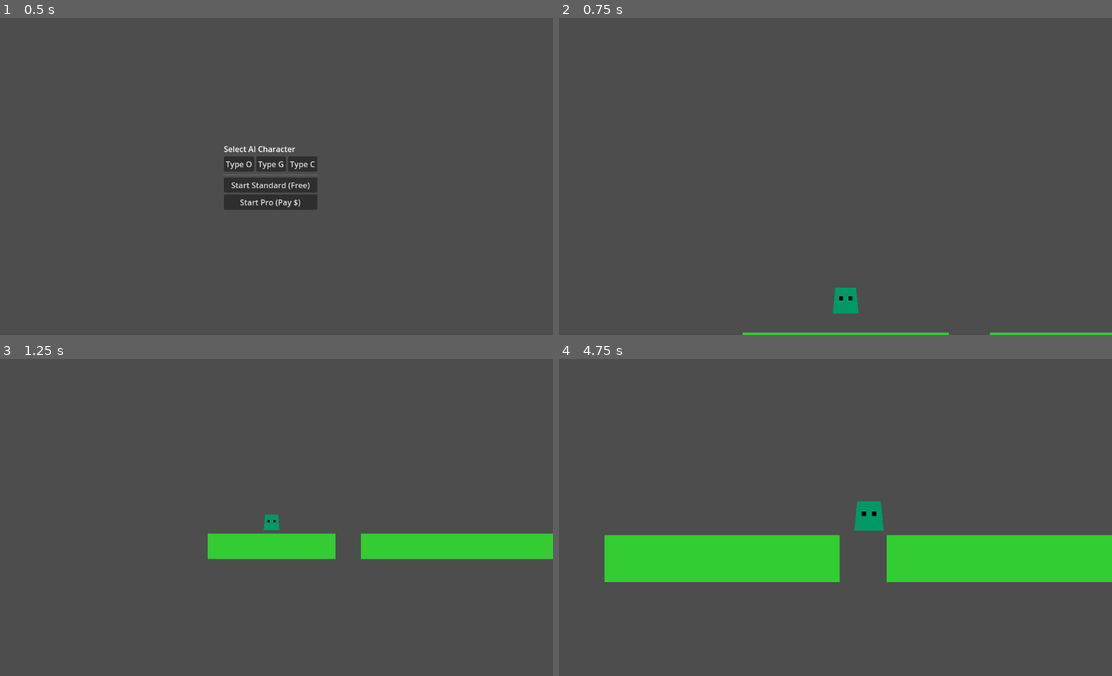
Above: before the commit, frames 1-4 (two rows, left to right).
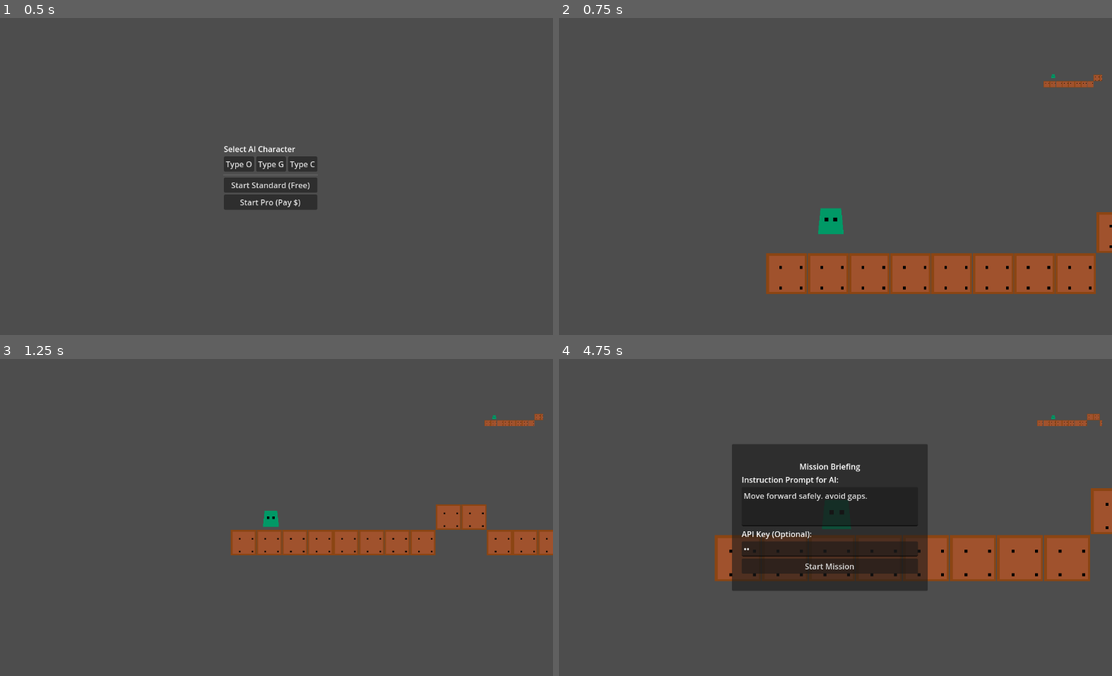
Above: after the commit, the same moments.

Repository: Naoki-kubo64/AI-Action
Game: Godot game, scene res://scenes/main_menu.tscn
Two runs of this game, one before a commit and one after it. Both use one fixed random seed, a clock stepped at 60 frames per second and the inputs below.
Inputs (mouse positions are in pixels of both pictures, inside the frame that each line leads up to):
- Up to frame 1 (0.5 s): no input
- Up to frame 2 (0.75 s): click "Start Standard (Free)" at 0.5 s
- Up to frame 3 (1.25 s): no input
- Up to frame 4 (4.75 s): tap Enter at 2 s; click (829, 549) at 2.77 s; type "12" at 2.85 s; click "Start Mission" at 3.5 s

Frame 1 is identical in both runs. In frame 2, 9.4% of the frame differs, in the area x 33-100%, y 17-100%; in frame 3, 6.6%; in frame 4, 25%, in the area x 8-100%, y 17-74%.

Commit message:
feat: improve visuals with block tiles, tune movement step size, add minimap

Diff:
--- a/scenes/game.tscn
+++ b/scenes/game.tscn
@@ -25,6 +25,33 @@
 position_smoothing_enabled = true
 
 [node name="CanvasLayer" type="CanvasLayer" parent="."]
+
+[node name="MinimapContainer" type="Panel" parent="CanvasLayer"]
+anchors_preset = 1
+anchor_left = 1.0
+anchor_right = 1.0
+offset_left = -220.0
+offset_top = 20.0
+offset_right = -20.0
+offset_bottom = 220.0
+grow_horizontal = 0
+
+[node name="SubViewportContainer" type="SubViewportContainer" parent="CanvasLayer/MinimapContainer"]
+layout_mode = 1
+anchors_preset = 15
+anchor_right = 1.0
+anchor_bottom = 1.0
+grow_horizontal = 2
+grow_vertical = 2
+stretch = true
+
+[node name="SubViewport" type="SubViewport" parent="CanvasLayer/MinimapContainer/SubViewportContainer"]
+handle_input_locally = false
+size = Vector2i(200, 200)
+render_target_update_mode = 4
+
+[node name="Camera2D" type="Camera2D" parent="CanvasLayer/MinimapContainer/SubViewportContainer/SubViewport"]
+zoom = Vector2(0.2, 0.2)
 
 [node name="PromptInputUI" type="Control" parent="CanvasLayer"]
 layout_mode = 3
--- a/scripts/controllers/game_controller.gd
+++ b/scripts/controllers/game_controller.gd
@@ -30,6 +30,21 @@
 
 	# Start Sequence
 	_enter_preview_mode()
+
+	# Setup Minimap
+	_setup_minimap()
+
+func _setup_minimap():
+	var minimap_viewport = $CanvasLayer/MinimapContainer/SubViewportContainer/SubViewport
+	if minimap_viewport:
+		minimap_viewport.world_2d = get_viewport().world_2d
+		# Find Minimap Camera
+		var mini_cam = minimap_viewport.get_node("Camera2D")
+		if mini_cam:
+			# Sync position logic could be added in _process
+			var remote = RemoteTransform2D.new()
+			remote.remote_path = mini_cam.get_path()
+			player.add_child(remote)
 
 func _enter_preview_mode():
 	current_state = State.PREVIEW
@@ -111,9 +126,9 @@
 		player.set_command(cmd)
 		player.jump_triggered = false
 
-		# Duration per step: 1.0s (Wait less time for smoother "Walk then Jump")
-		# If user said "Walk, Jump", we walk for 1s, then jump.
-		await get_tree().create_timer(1.0).timeout
+		# Duration per step: 0.5s (Matches 128px/s * 0.5s = 64px = 1 block)
+		# If user said "Walk, Jump", we walk for 0.5s, then jump.
+		await get_tree().create_timer(0.5).timeout
 
 	_finish_action()
 
--- a/scripts/controllers/player_controller.gd
+++ b/scripts/controllers/player_controller.gd
@@ -1,7 +1,7 @@
 extends CharacterBody2D
 class_name PlayerController
 
-@export var move_speed: float = 300.0
+@export var move_speed: float = 128.0
 @export var jump_force: float = -600.0
 @export var gravity: float = 1200.0
 
--- a/scripts/utils/level_generator.gd
+++ b/scripts/utils/level_generator.gd
@@ -1,85 +1,140 @@
 extends Node
-class_name LevelGenerator
 
 @export var level_length: int = 50
-@export var cell_size: int = 64
+@export var grid_size: int = 64
 
-# Terrain Types: 0=Air, 1=FloorBlock, 2=Gap, 3=TallBlock, 9=Goal, 8=Enemy
-var level_data: Array = []
+var safe_zone_start: int = 5
+var safe_zone_end: int = 5
 
 func generate_level(root_node: Node2D) -> Vector2:
+	# Clear existing
 	for child in root_node.get_children():
 		child.queue_free()
 
-	level_data.clear()
-	var start_pos = Vector2(100, 300) # Default start
+	var rng = RandomNumberGenerator.new()
+	rng.randomize()
 
-	var current_height = 5 # Cells from bottom
-	var floor_y_index = 10 # Bottom of screen approx
+	# Create Layers
+	var vis_layer = Node2D.new()
+	vis_layer.name = "Visuals"
+	root_node.add_child(vis_layer)
 
-	# 0 to level_length
-	for x in range(level_length):
-		if x < 5:
-			# Start area: Flat
-			_create_column(root_node, x, floor_y_index, 0)
-			if x == 2: start_pos = Vector2(x * cell_size + 32, (floor_y_index-1) * cell_size)
-		elif x == level_length - 5:
-			# Goal area
-			_create_column(root_node, x, floor_y_index, 9)
-		else:
-			# Random generation
-			var rand = randf()
-			if rand < 0.1: # Gap
-				# No floor
-				pass
-			elif rand < 0.2: # High platform
-				_create_column(root_node, x, floor_y_index - 2, 0)
-			elif rand < 0.25: # Enemy/Obstacle
-				_create_column(root_node, x, floor_y_index, 8)
-			else: # Normal floor
-				_create_column(root_node, x, floor_y_index, 0)
+	var phys_layer = Node2D.new()
+	phys_layer.name = "Physics"
+	root_node.add_child(phys_layer)
 
-	return start_pos
+	var current_x = 0
+	var current_y = 5 # Start mid-height (Grid Y)
 
-func _create_column(root: Node2D, x: int, floor_y: int, special_type: int):
-	# Create floor block
-	if special_type != 9 and special_type != 8:
-		# Just physics static body for floor
-		var pos = Vector2(x * cell_size, floor_y * cell_size)
-		_create_block(root, pos, Color(0.2, 0.8, 0.2), true) # Green floor
+	# Start Platform
+	_create_platform(vis_layer, phys_layer, current_x, current_y, safe_zone_start)
+	current_x += safe_zone_start
 
-	if special_type == 8: # Obstacle / Enemy
-		var pos = Vector2(x * cell_size, (floor_y - 1) * cell_size)
-		_create_block(root, pos, Color(0.8, 0.2, 0.2), true, "Enemy")
-		# Also floor below
-		var floor_pos = Vector2(x * cell_size, floor_y * cell_size)
-		_create_block(root, floor_pos, Color(0.2, 0.8, 0.2), true)
+	# Generate Segments
+	var segments_to_gen = level_length - safe_zone_start - safe_zone_end
 
-	if special_type == 9: # Goal
-		var pos = Vector2(x * cell_size, (floor_y - 1) * cell_size)
-		_create_block(root, pos, Color(1.0, 0.8, 0.0), false, "Goal") # No collision rigid, trigger area ideally
-		var floor_pos = Vector2(x * cell_size, floor_y * cell_size)
-		_create_block(root, floor_pos, Color(0.2, 0.8, 0.2), true)
+	while segments_to_gen > 0:
+		var segment_type = rng.randi_range(0, 3) # 0: Flat, 1: Gap, 2: Step Up, 3: Step Down
+		var length = rng.randi_range(2, 5)
+		if length > segments_to_gen: length = segments_to_gen
 
-func _create_block(parent: Node2D, pos: Vector2, color: Color, has_collision: bool, name_tag: String = ""):
-	var body
-	if has_collision:
-		body = StaticBody2D.new()
-	else:
-		body = Area2D.new() # For triggers
+		match segment_type:
+			0: # Flat
+				_create_platform(vis_layer, phys_layer, current_x, current_y, length)
+				# 20% Chance for Obstacle
+				if length > 3 and rng.randf() < 0.2:
+					_create_obstacle(vis_layer, phys_layer, current_x + 2, current_y - 1)
+				current_x += length
+			1: # Gap
+				current_x += length # Just advance X without floor
+			2: # Step Up
+				current_y -= 1
+				if current_y < 2: current_y = 2
+				_create_platform(vis_layer, phys_layer, current_x, current_y, length)
+				current_x += length
+			3: # Step Down
+				current_y += 1
+				if current_y > 8: current_y = 8
+				_create_platform(vis_layer, phys_layer, current_x, current_y, length)
+				current_x += length
 
-	body.position = pos + Vector2(cell_size/2, cell_size/2) # Center
-	if name_tag != "": body.name = name_tag
-	parent.add_child(body)
+		segments_to_gen -= length
+
+	# End Platform
+	_create_platform(vis_layer, phys_layer, current_x, current_y, safe_zone_end)
+
+	# Goal
+	var goal_x = (current_x + safe_zone_end - 2) * grid_size
+	var goal_y = (current_y - 1) * grid_size
+	_create_goal(vis_layer, phys_layer, goal_x, goal_y)
+
+	return Vector2(100, (5 * grid_size) - 64) # Player Start Pos
+
+func _create_platform(vis_layer, phys_layer, start_x, y, length):
+	# Create visual blocks
+	for k in range(length):
+		var x = start_x + k
+		var block_pos = Vector2(x * grid_size, y * grid_size)
+
+		# Visual Block (Mario Style)
+		var visual_rect = ColorRect.new()
+		visual_rect.size = Vector2(grid_size - 1, grid_size - 1) # 1px Gap
+		visual_rect.position = block_pos
+		visual_rect.color = Color("#8B4513") # Brick Brown
+
+		# Inner bevel for 3D look
+		var inner = ColorRect.new()
+		inner.size = Vector2(grid_size - 8, grid_size - 8)
+		inner.position = Vector2(4, 4)
+		inner.color = Color("#A0522D") # Lighter Brown
+		visual_rect.add_child(inner)
+
+		# Studs (Block pattern)
+		for stud_i in range(2):
+			for stud_j in range(2):
+				var stud = ColorRect.new()
+				stud.size = Vector2(4, 4)
+				stud.color = Color.BLACK
+				stud.position = Vector2(16 + stud_i * 32, 16 + stud_j * 32)
+				inner.add_child(stud)
+
+		vis_layer.add_child(visual_rect)
+
+	# Physical Body (One collider for smoothness)
+	var static_body = StaticBody2D.new()
+	static_body.position = Vector2(start_x * grid_size + (length * grid_size) / 2.0, y * grid_size + grid_size / 2.0)
+
+	var shape = RectangleShape2D.new()
+	shape.size = Vector2(length * grid_size, grid_size)
 
 	var col = CollisionShape2D.new()
-	var shape = RectangleShape2D.new()
-	shape.size = Vector2(cell_size, cell_size)
 	col.shape = shape
-	body.add_child(col)
+	static_body.add_child(col)
+	phys_layer.add_child(static_body)
+
+func _create_obstacle(vis_layer, phys_layer, x, y):
+	var pos = Vector2(x * grid_size, y * grid_size)
 
 	var visual = ColorRect.new()
-	visual.position = Vector2(-cell_size/2, -cell_size/2)
-	visual.size = Vector2(cell_size, cell_size)
-	visual.color = color
-	body.add_child(visual)
+	visual.size = Vector2(grid_size, grid_size)
+	visual.position = pos
+	visual.color = Color.RED
+	vis_layer.add_child(visual)
+
+	# Area2D for danger
+	# For now, treat as blockade
+	var static_body = StaticBody2D.new()
+	static_body.position = pos + Vector2(grid_size/2.0, grid_size/2.0)
+	var shape = RectangleShape2D.new()
+	shape.size = Vector2(grid_size, grid_size)
+	var col = CollisionShape2D.new()
+	col.shape = shape
+	static_body.add_child(col)
+	phys_layer.add_child(static_body)
+
+func _create_goal(vis_layer, phys_layer, x, y):
+	var visual = ColorRect.new()
+	visual.size = Vector2(grid_size, grid_size * 2)
+	visual.position = Vector2(x, y - grid_size)
+	visual.color = Color.GOLD
+	vis_layer.add_child(visual)
